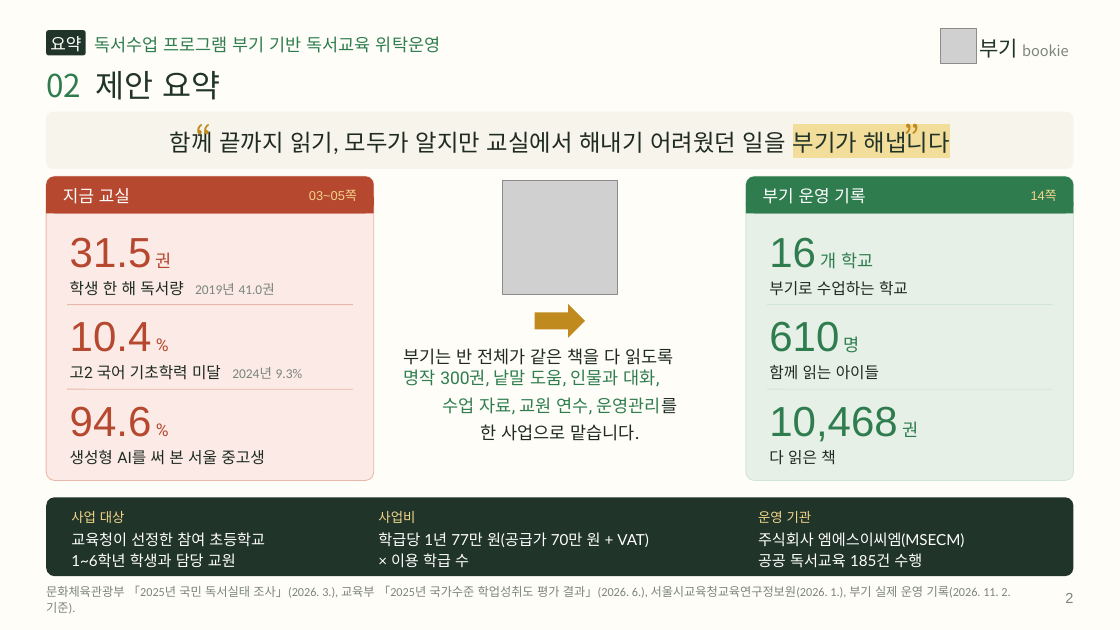
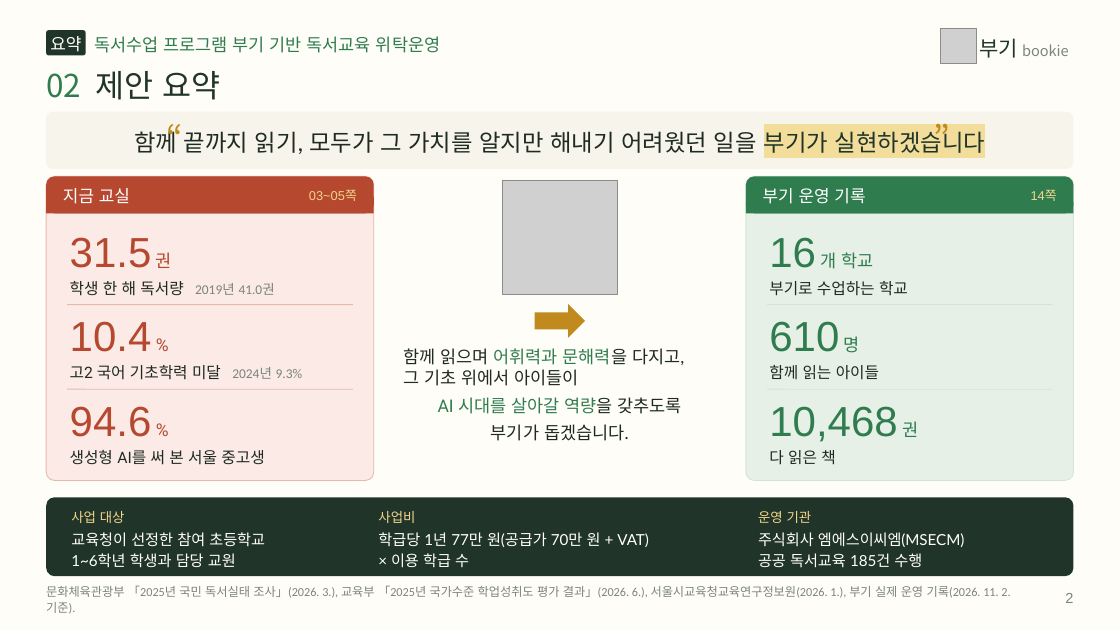
Before and after one commit to legoschool/bookie-test, a slide deck: slide 2 of promo/dl/proposal/bookie-proposal-short-20p.pptx. Drawn at 1120x630 pixels with LibreOffice and Linux fonts; fonts in the diff are those of the drawing; grey boxes stand for pictures. Boxes give left, top, right and bottom in pixels: in the first picture for what was removed or moved away, otherwise in the second. Text is boxed around its words. In the diff, an @@ line names an element or a change of style, - is before the commit and + after.

```diff
--- a/promo/dl/proposal/bookie-proposal-short-20p.pptx
+++ b/promo/dl/proposal/bookie-proposal-short-20p.pptx
@@ text "“": place and size @@
-text "“" at [171, 110, 213, 160]
+text "“" at [141, 110, 183, 160]
@@ text "”": place and size @@
-text "”" at [904, 110, 946, 160]
+text "”" at [933, 110, 975, 160]
@@ text at [134, 127, 985, 154]: text changed @@
-함께 끝까지 읽기, 모두가 알지만 교실에서 해내기 어려웠던 일을 부기가 해냅니다
+함께 끝까지 읽기, 모두가 그 가치를 알지만 해내기 어려웠던 일을 부기가 실현하겠습니다
@@ text at [403, 348, 684, 441]: text changed; font Roboto to Lato; text colour #2F7D4F to #1F2B20 @@
-부기는 반 전체가 같은 책을 다 읽도록
-명작 300권, 낱말 도움, 인물과 대화,
-수업 자료, 교원 연수, 운영관리를
-한 사업으로 맡습니다.
+함께 읽으며 어휘력과 문해력을 다지고,
+그 기초 위에서 아이들이
+AI 시대를 살아갈 역량을 갖추도록
+부기가 돕겠습니다.
```
Also in this commit, not shown: 7 other slides changed, 18 other files.
